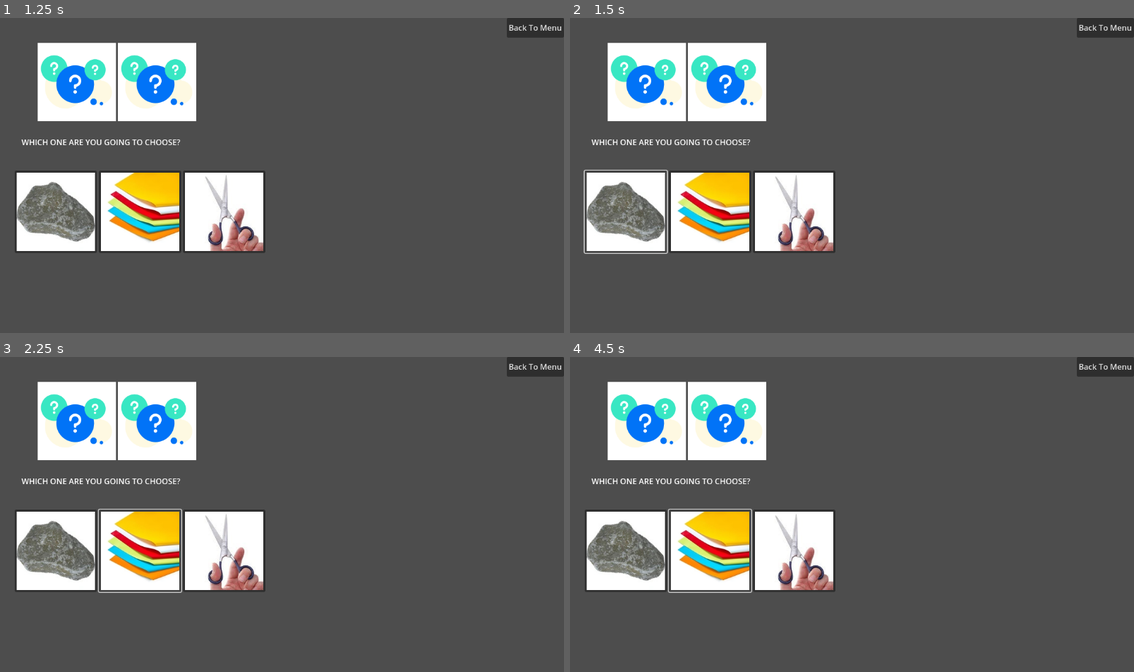
Above: before the commit, frames 1-4 (two rows, left to right).
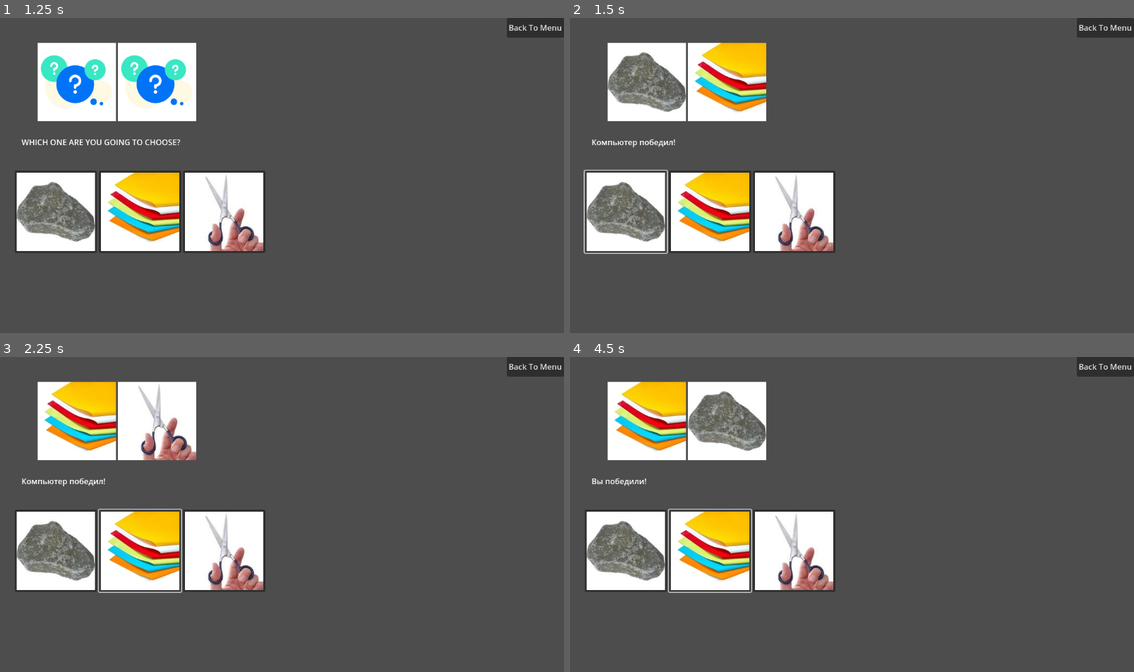
Above: after the commit, the same moments.

Repository: unhaud/small-ones
Game: Godot game, scene res://LevelSelector/LevelSelector.tscn
The game is run twice, just before and just after one commit, with the same random seed, the same clock (stepped at 60 frames per second) and the same inputs. The engine's default icon, where the game draws it, is replaced by a stand-in: a white triangle on a blue panel in a dark square.
Inputs (mouse positions are in pixels of both pictures, inside the frame that each line leads up to):
- Up to frame 1 (1.25 s): click "ROCK & PAPER & SCISSORS!" at 0.5 s
- Up to frame 2 (1.5 s): click (626, 213) at 1.25 s
- Up to frame 3 (2.25 s): click (141, 552) at 2 s
- Up to frame 4 (4.5 s): click (795, 552) at 2.75 s; click (626, 552) at 3.5 s; click (711, 552) at 4.25 s

Frame 1 is identical in both runs. In frame 2, 4.7% of the frame differs, in the area x 3-35%, y 7-42%; in frame 3, 4.7%; in frame 4, 4.7%.
Error before the commit: Parse Error: Function "make_choice()" not found in base self. (res://RockPaperScissors/rock_paper_scissors.gd:4)

Commit message:
Rock Paper Scissors: logic update
added logic for Rock Paper Scissors scene

Diff:
--- a/RockPaperScissors/rock_paper_scissors.gd
+++ b/RockPaperScissors/rock_paper_scissors.gd
@@ -1,4 +1,19 @@
 extends Control
+
+@onready var player_display = $ChoiceDisplay/HBoxContainer/PlayerDisplay
+@onready var computer_display = $ChoiceDisplay/HBoxContainer/ComputerDisplay
+@onready var result_label = $ResultLabel
+
+var choices = {
+	"rock": preload("res://RockPaperScissors/Art/rock.jpg"),
+	"scissors": preload("res://RockPaperScissors/Art/scissors.jpg"),
+	"paper": preload("res://RockPaperScissors/Art/paper.jpg"),
+	"unknown": preload("res://RockPaperScissors/Art/unknown.png")
+}
+
+func reset_displays():
+	player_display.texture = choices["unknown"]
+	computer_display.texture = choices["unknown"]
 
 func _on_rock_button_up() -> void:
 	make_choice("rock")
@@ -8,3 +23,21 @@
 
 func _on_scissors_button_up() -> void:
 	make_choice("scissors")
+
+func make_choice(player_choice):
+	player_display.texture = choices[player_choice]
+
+	var computer_choice = ["rock", "scissors", "paper"][randi() % 3]
+	computer_display.texture = choices[computer_choice]
+
+	determine_winner(player_choice, computer_choice)
+
+func determine_winner(player, computer):
+	if player == computer:
+		result_label.text = "Ничья!"
+	elif (player == "rock" and computer == "scissors") or \
+		 (player == "scissors" and computer == "paper") or \
+		 (player == "paper" and computer == "rock"):
+		result_label.text = "Вы победили!"
+	else:
+		result_label.text = "Компьютер победил!"
